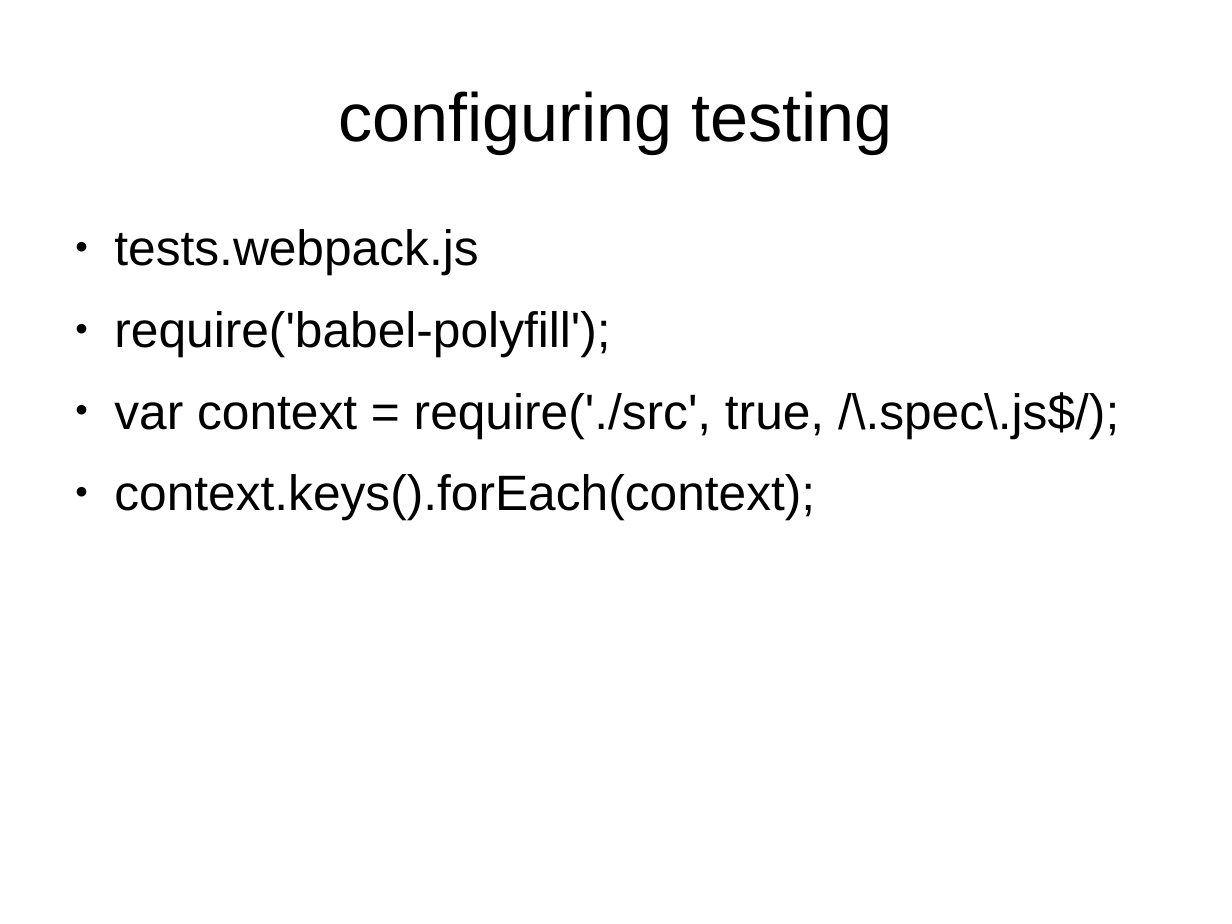
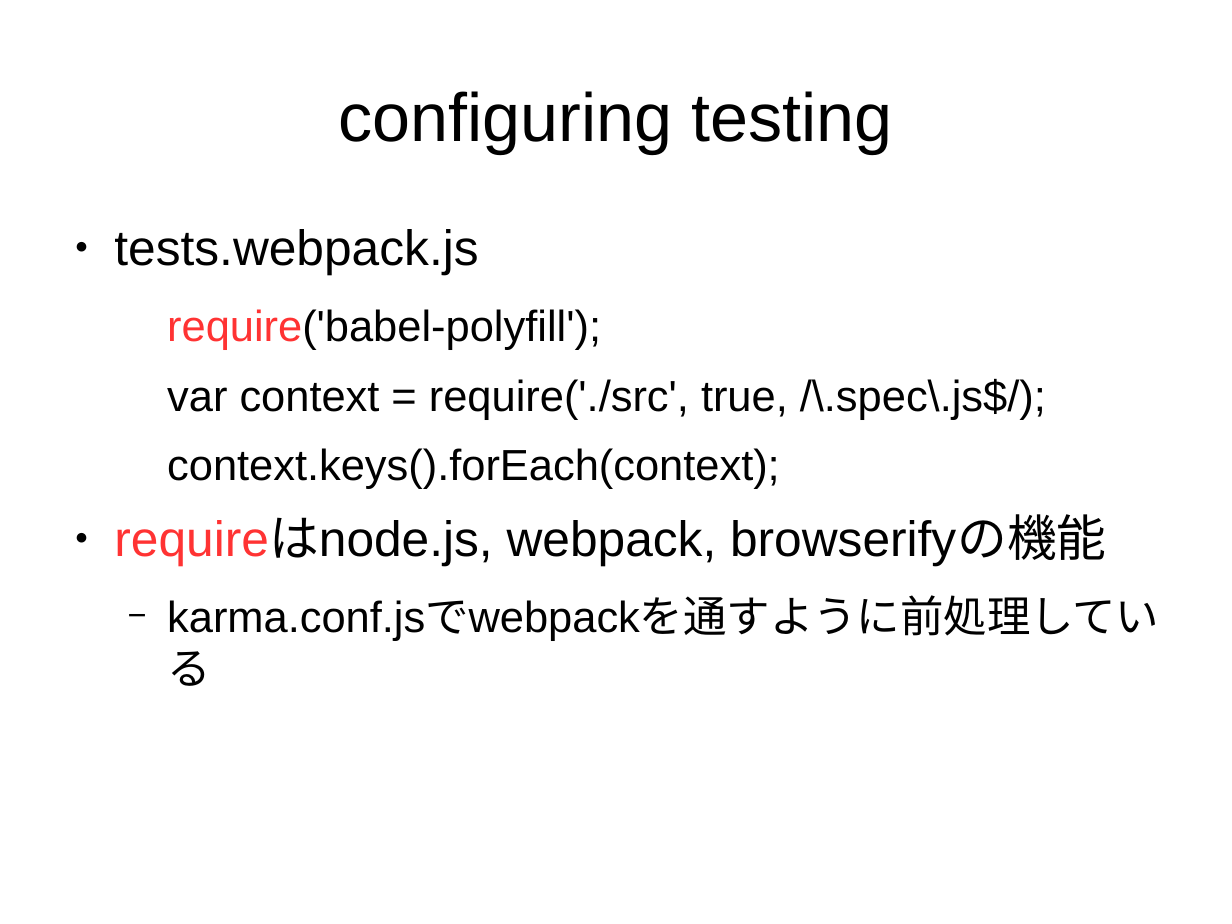
Before and after one commit to sallop/til, a slide deck: slide 26 of cloning-yelp.odp. Drawn at 1232x924 pixels with LibreOffice and Linux fonts; fonts in the diff are those of the drawing. Boxes give left, top, right and bottom in pixels: in the first picture for what was removed or moved away, otherwise in the second. Text is boxed around its words. In the diff, an @@ line names an element or a change of style, - is before the commit and + after.

Commit message:
about tests.webpack.config

```diff
--- a/cloning-yelp.odp
+++ b/cloning-yelp.odp
@@ text at (x1=167, y1=309, x2=1046, y2=489): size 32 to 28 pt in "require('babel-polyfill');", "var context = require('./src', true, /\.spec\.js$/);", "context.keys().forEach(context);"; text colour #000000 to #FF3333 in "require('babel-polyfill');"; bullet ● to none; list level 1 to 2 in "require('babel-polyfill');"; list level 1 to 2 in "var context = require('./src', true, ..."; list level 1 to 2 in "context.keys().forEach(context);" @@
@@ text at (x1=114, y1=517, x2=1159, y2=641): paragraphs added @@
+● requireはnode.js, webpack, browserifyの機能
+  − karma.conf.jsでwebpackを通すように前処理している
```
Also in this commit, not shown: 1 other slide changed.
